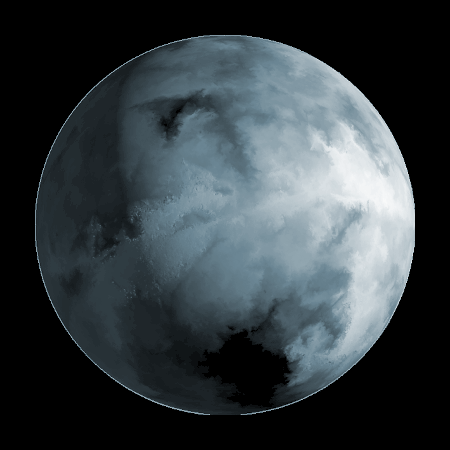
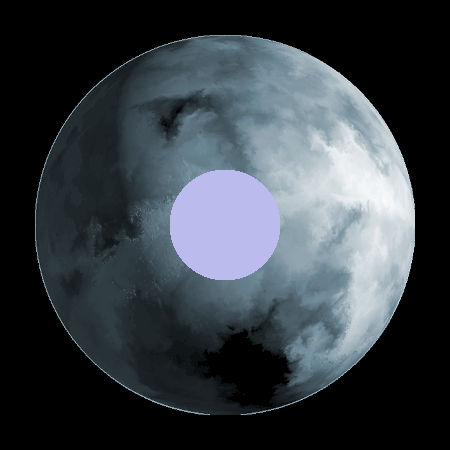
Layered file, before and after one edit (450x450). Changes by layer:
moved "Pasted Layer" above "Pasted Layer #1", painted on it over (x1=170, y1=170, x2=280, y2=280)
